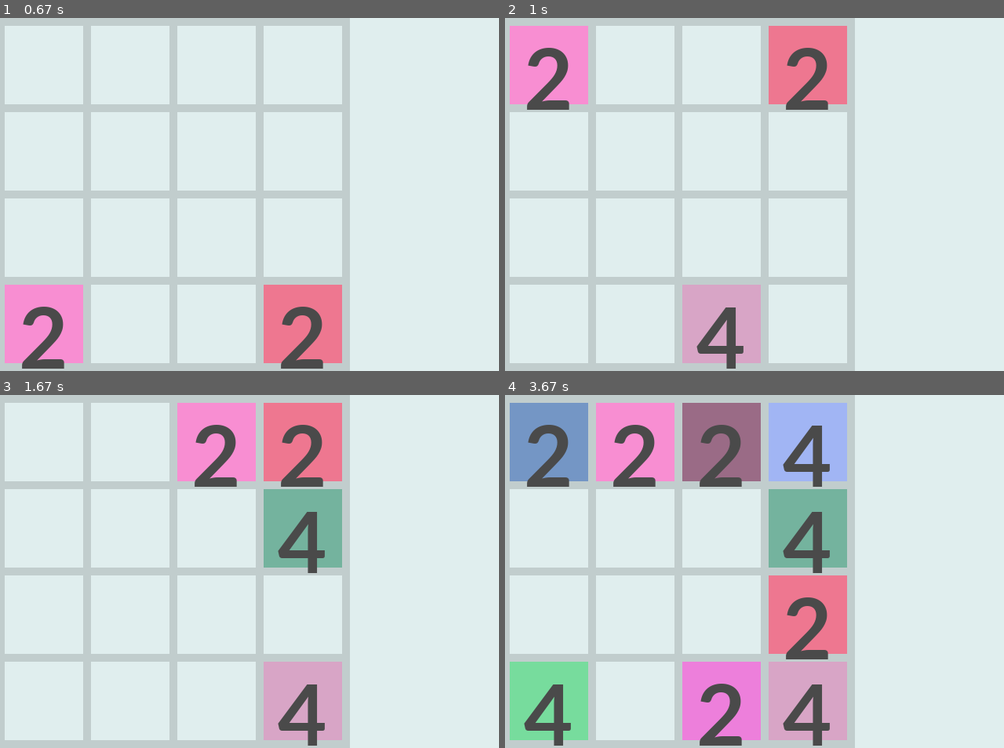
Above: before the commit, frames 1-4 (two rows, left to right).
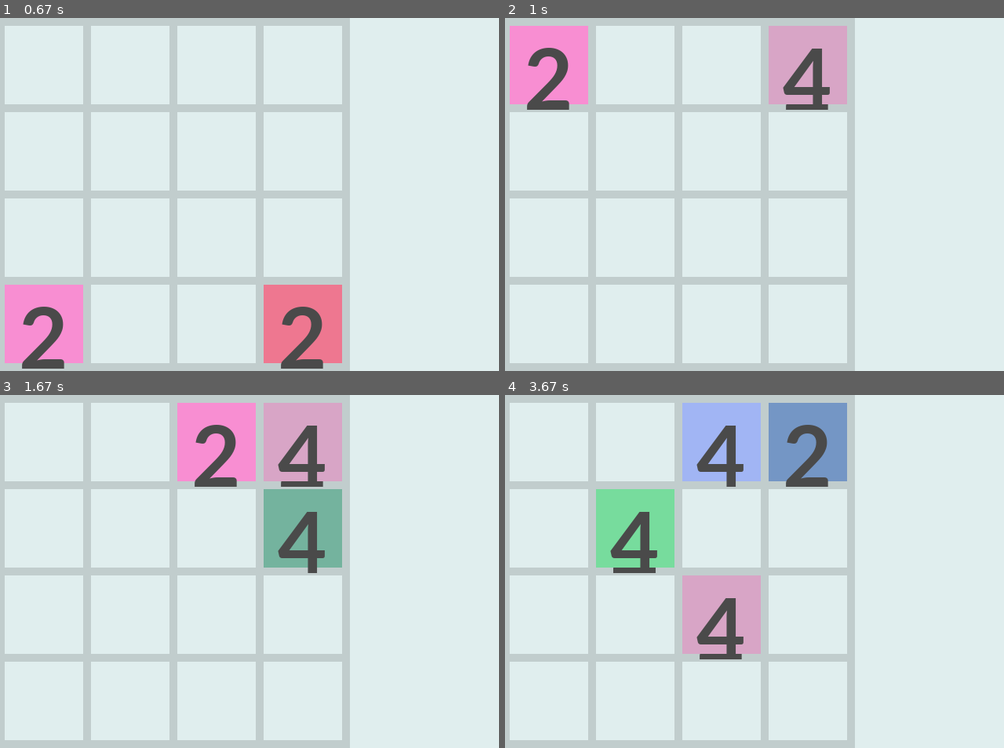
Above: after the commit, the same moments.

Repository: CrazyKroK/python_origins
Game: pygame game, started from pygame/3_Обработка столкновений/2048.py
The game is run twice, just before and just after one commit, with the same random seed, the same clock (stepped at 60 frames per second) and the same inputs.
Inputs:
- Up to frame 1 (0.67 s): hold Right from 0.33 s (still down)
- Up to frame 2 (1 s): release Right at 0.8 s; hold Up from 0.83 s (still down)
- Up to frame 3 (1.67 s): release Up at 1.13 s; hold Right 1.17-1.63 s
- Up to frame 4 (3.67 s): hold Left 1.67-2.2 s; hold Down 2.23-2.53 s; hold Left 2.57-2.97 s; hold Up 3-3.37 s; hold Right from 3.4 s (still down)

Frame 1 is identical in both runs. In frame 2, 6.8% of the frame differs, in the area x 35-69%, y 2-100%; in frame 3, 6.8%; in frame 4, 39%, in the area x 0-69%, y 2-100%.

Commit message:
Update 26.05.2023 19:02

Diff:
--- a/pygame/3_Обработка столкновений/2048.py
+++ b/pygame/3_Обработка столкновений/2048.py
@@ -33,39 +33,6 @@
                               15: None,
                               16: None}
 
-    @staticmethod
-    def cell_pos_calc(coord_x, coord_y):  # считает ключ для coord_dict из координат
-        result = (coord_x - 10) / 110 + 4 * (coord_y - 10) / 110 + 1
-        return result
-
-
-class ScreenStruck:
-
-    def __init__(self):
-        self.line_length = 450
-        self.line_width = 10
-        self.line_pos = 0
-        self.line_color = THECOLORS['azure3']
-
-    def draw(self):
-        while True:
-            lines_vert = pygame.Rect(self.line_pos, 0, self.line_width, self.line_length)
-            lines_hor = pygame.Rect(0, self.line_pos, self.line_length, self.line_width)
-            pygame.draw.rect(screen, self.line_color, lines_vert, 0)
-            pygame.draw.rect(screen, self.line_color, lines_hor, 0)
-            if self.line_pos < 440:
-                self.line_pos += 110
-            else:
-                self.line_pos = 0
-                break
-
-
-class Cell:
-
-    def __init__(self, name):
-
-        self.name = name
-
         self.coord_dict = {1: [10, 10],
                            2: [120, 10],
                            3: [230, 10],
@@ -83,6 +50,39 @@
                            15: [230, 340],
                            16: [340, 340]}
 
+    @staticmethod
+    def cell_pos_calc(coord_x, coord_y):  # считает ключ для coord_dict из координат
+        result = (coord_x - 10) / 110 + 4 * (coord_y - 10) / 110 + 1
+        return result
+
+
+class ScreenStruck:
+
+    def __init__(self):
+        self.line_length = 450
+        self.line_width = 10
+        self.line_pos = 0
+        self.line_color = THECOLORS['azure3']
+
+    def draw(self):
+        while True:
+            lines_vert = pygame.Rect(self.line_pos, 0, self.line_width, self.line_length)
+            lines_hor = pygame.Rect(0, self.line_pos, self.line_length, self.line_width)
+            pygame.draw.rect(screen, self.line_color, lines_vert, 0)
+            pygame.draw.rect(screen, self.line_color, lines_hor, 0)
+            if self.line_pos < 440:
+                self.line_pos += 110
+            else:
+                self.line_pos = 0
+                break
+
+
+class Cell:
+
+    def __init__(self, name):
+
+        self.name = name
+
         self.cell_width = 100
 
         # self.color_cell = THECOLORS['bisque2']
@@ -94,6 +94,13 @@
         self.text_pos = None
         self.cell_form = None
         self.text_number = None
+
+        check = 0
+        for key, val in game.cell_pos_dict.items():
+            if val:
+                check += 1
+        if check + 1 != move_cycle:
+            print()
 
         new_cell_check = False
         while new_cell_check is False:
@@ -102,7 +109,7 @@
                 self.cell_pos_key = self.cell_pos_key_try
                 new_cell_check = True
 
-        self.cell_pos = self.coord_dict[self.cell_pos_key]
+        self.cell_pos = game.coord_dict[self.cell_pos_key]
         self.number = random.randrange(2, 5, 2)
         self.pos_move = None
 
@@ -199,7 +206,7 @@
     screen_struct.draw()
 
     if move_cycle > check_cycle:
-        cell = Cell('cell_' + str(cell_number))
+        cell = Cell(cell_number)
         cells.append(cell)
         cell_number = cell_number + 1
         print(game.cell_pos_dict)
--- /dev/null
+++ b/pygame/3_Обработка столкновений/2048_v2.py
@@ -0,0 +1,252 @@
+import random
+import sys
+
+import pygame
+from pygame.color import THECOLORS
+
+pygame.init()
+
+WIDTH = 800
+HEIGHT = 450
+
+screen = pygame.display.set_mode((WIDTH, HEIGHT))
+
+
+class ScreenStruck:
+
+    line_length = 450
+    line_width = 10
+    line_pos = 0
+    line_color = THECOLORS['azure3']
+    score = 0
+
+    @classmethod
+    def draw(cls):
+        while True:
+            lines_vert = pygame.Rect(cls.line_pos, 0, cls.line_width, cls.line_length)
+            lines_hor = pygame.Rect(0, cls.line_pos, cls.line_length, cls.line_width)
+            pygame.draw.rect(screen, cls.line_color, lines_vert, 0)
+            pygame.draw.rect(screen, cls.line_color, lines_hor, 0)
+            if cls.line_pos < 440:
+                cls.line_pos += 110
+            else:
+                cls.line_pos = 0
+                break
+
+            screen.blit(pygame.font.SysFont('calibri', 40, bold=True).render('SCORE: ' + str(cls.score), True, THECOLORS['coral3']), (460, 10))
+
+
+class Game:
+
+    cell_pos_dict = {11: None, 12: None, 13: None, 14: None,  # Хранит клетки по ячейкам.
+                     21: None, 22: None, 23: None, 24: None,
+                     31: None, 32: None, 33: None, 34: None,
+                     41: None, 42: None, 43: None, 44: None}
+
+    color_dict = {2 ** 1: (255, 255, 255), 2 ** 2: (224, 224, 224), 2 ** 3: (160, 160, 160), 2 ** 4: (128, 128, 128),
+                  2 ** 5: (204, 255, 204), 2 ** 6: (153, 255, 153), 2 ** 7: (51, 255, 51), 2 ** 8: (0, 204, 0),
+                  2 ** 9: (229, 204, 255), 2 ** 10: (204, 153, 255), 2 ** 11: (178, 102, 255), 2 ** 12: (153, 51, 255),
+                  2 ** 13: (255, 204, 204), 2 ** 14: (255, 153, 153), 2 ** 15: (255, 51, 51), 2 ** 16: (204, 0, 0)}
+
+    # Хранит информацию о местоположении числа относительно клетки
+    # (первые 2 цифры в списке) и размер шрифта (3 цифра). Подтягивается к числу, исходя из его длины.
+    text_pos_dict = {1: [18, 0, 120], 2: [2, 10, 95], 3: [2, 22, 62], 4: [2, 27, 47], 5: [2, 33, 37]}
+
+    direction_dict = {'Game.left': 1, 'Game.right': -1, 'Game.up': 10, 'Game.down': -10}  # содержит атрибуты для метода класса Cell (move_add).
+
+    move_cycle = 1   # Две переменные, отвечающие за условие создания новой клетки в new_cell.
+    check_cycle = 0  # После любого движения move_cycle увеличивается на 1, что является необходимым условием для создания клетки, далее check_cycle догоняет move_cycle.
+
+    cell_number = None
+    cell = None
+
+    @classmethod
+    def move_add_status(cls):
+        result = False
+        for value in cls.cell_pos_dict.values():
+            if value is not None:
+                if value.move_status is True or value.mult_status is True:
+                    result = True
+        return result
+
+    @classmethod
+    def game_over_check(cls):
+
+        game_over = False
+        none_count = 0
+        neighbour_count = None
+
+        # Блок проверяет, что все ячейки заняты.
+        for value in cls.cell_pos_dict.values():
+            if value is None:
+                none_count += 1
+
+        # Если все клетки заняты, то для каждой клетки блок проверяет совпадения значения клетки с правой или нижней.
+        # Если такое совпадение есть, цикл прерывается и игра продолжается, если нет - game over.
+        if none_count == 0:
+            for value in cls.cell_pos_dict.values():
+                if ((value.cell_pos % 10 < 4 and value.cell_number == cls.cell_pos_dict[value.cell_pos + 1].cell_number)
+                        or (value.cell_pos // 10 < 4 and value.cell_number == cls.cell_pos_dict[value.cell_pos + 10].cell_number)):
+                    neighbour_count = True
+                    break
+                else:
+                    neighbour_count = False
+
+        if neighbour_count is False:
+            game_over = True
+            screen.blit(pygame.font.SysFont('calibri', 120, bold=True).render('GAME OVER', True, THECOLORS['coral3']), (15, 165))  # Надпись Game over.
+        return game_over
+
+    @classmethod
+    def new_cell(cls):
+        if cls.move_cycle > cls.check_cycle:
+            sequence = (2, 2, 2, 2, 2, 2, 2, 2, 2, 4)
+            cls.cell_number = random.choice(sequence)
+            cls.cell = Cell(cls.cell_number)
+
+            cls.cell_pos_dict[cls.cell.cell_pos] = cls.cell
+            cls.check_cycle = cls.move_cycle
+
+    @staticmethod
+    def from_pos_to_coord(pos):
+        return [pos % 10 * 110 - 100, pos // 10 * 110 - 100]
+
+    # 4 метода ниже используются для движения и сложения клеток в классе Cell (move_add). Нужная формула подтягивается по направлению и параметру order.
+    @staticmethod
+    def left(cell_pos, order):
+        if order == 1:
+            return cell_pos // 10 * 10 + 1
+        elif order == 2:
+            return cell_pos % 10 > 1
+
+    @staticmethod
+    def right(cell_pos, order):
+        if order == 1:
+            return cell_pos // 10 * 10 + 4
+        elif order == 2:
+            return cell_pos % 10 < 4
+
+    @staticmethod
+    def up(cell_pos, order):
+        if order == 1:
+            return cell_pos % 10 + 10
+        elif order == 2:
+            return cell_pos // 10 > 1
+
+    @staticmethod
+    def down(cell_pos, order):
+        if order == 1:
+            return cell_pos % 10 + 40
+        elif order == 2:
+            return cell_pos // 10 < 4
+
+
+class Cell:
+
+    def __init__(self, number):
+        self.cell_number = number
+        self.cell_width = 100
+
+        self.color_cell = Game.color_dict[self.cell_number]
+        self.color_background = THECOLORS['azure2']
+        self.font = None
+        self.font_color = THECOLORS['gray29']
+
+        new_cell_check = False  # Блок проверяет можно ли создать новую клетку в ячейке cell_pos_dict и создает если можно.
+        new_cell_count = 0
+        while new_cell_check is False:
+            new_cell_count += 1
+            self.cell_pos_try = random.randint(1, 4) * 10 + random.randint(1, 4)
+            if Game.cell_pos_dict[self.cell_pos_try] is None:
+                self.cell_pos = self.cell_pos_try
+                new_cell_check = True
+
+        self.cell_pos_move = None
+        self.cell_coord = Game.from_pos_to_coord(self.cell_pos)
+        self.cell_form = None
+        self.move_status = None
+        self.mult_status = None
+
+        self.text_pos = None
+        self.text_number = None
+
+    def draw(self):
+        self.color_cell = Game.color_dict[self.cell_number]
+        self.cell_form = pygame.Rect(self.cell_coord, (self.cell_width, self.cell_width))
+        pygame.draw.rect(screen, self.color_cell, self.cell_form, 0)
+
+        self.font = pygame.font.SysFont('calibri', Game.text_pos_dict[len(str(self.cell_number))][2], True)
+        self.text_pos = (self.cell_coord[0] + Game.text_pos_dict[len(str(self.cell_number))][0], self.cell_coord[1] + Game.text_pos_dict[len(str(self.cell_number))][1])
+        self.text_number = self.font.render(str(self.cell_number), True, self.font_color)
+        screen.blit(self.text_number, self.text_pos)
+
+    def move_add(self, direction):
+        self.move_status = False  # Переменная меняется, если клетка только что передвинулась. Нужна для отслеживания условия для создания новых клеток.
+        self.mult_status = False  # Переменная меняется, если клетка только что была сложена. Нужна для того, чтобы клетки не складывались паровозиком
+        # А также для отслеживания условия для создания новых клеток.
+        Game.move_cycle += 1
+
+        Game.cell_pos_dict[self.cell_pos] = None  # Блок отвечает за движение.
+        self.cell_pos_move = eval(direction)(self.cell_pos, 1)
+        while Game.cell_pos_dict[self.cell_pos_move] is not None:
+            self.cell_pos_move = self.cell_pos_move + Game.direction_dict[direction]
+        else:
+            if self.cell_pos == self.cell_pos_move:
+                self.move_status = False
+            else:
+                self.move_status = True
+            self.cell_pos = self.cell_pos_move
+
+        # Блок отвечает за сложение. Условие в if разбито на 3 условия. Первое условие проверяет не занимает ли клетка крайнее положение.
+        # Например, если клетка занимает крайнее левое положение, то левее нее не может быть клетки с которой она могла бы сложиться, по этому сложение для нее невозможно.
+        # Второе условие совпадает ли номер клетки и номер следующей по вектору движения клетки.
+        # Третье условие проверяет не была ли клетка только что сложено. Нужно для того, чтобы клетки не складывались паровозиком.
+        if (eval(direction)(self.cell_pos, 2) and
+                self.cell_number == Game.cell_pos_dict[self.cell_pos - Game.direction_dict[direction]].cell_number and
+                Game.cell_pos_dict[self.cell_pos - Game.direction_dict[direction]].mult_status is False):
+            Game.cell_pos_dict[self.cell_pos - Game.direction_dict[direction]] = None
+            self.cell_pos = self.cell_pos - Game.direction_dict[direction]
+            self.cell_number *= 2
+            ScreenStruck.score += self.cell_number
+            self.mult_status = True
+        Game.cell_pos_dict[self.cell_pos] = cell
+        self.cell_coord = Game.from_pos_to_coord(self.cell_pos)
+
+
+while True:
+    screen.fill(THECOLORS['azure2'])
+    ScreenStruck.draw()
+    if Game.move_add_status() is True or Game.move_cycle == 1:
+        Game.new_cell()
+
+    for cell in Game.cell_pos_dict.values():
+        if cell is not None:
+            cell.draw()
+
+    Game.game_over_check()
+
+    for event in pygame.event.get():
+
+        if event.type == pygame.QUIT:
+            pygame.quit()
+            sys.exit()
+        if Game.game_over_check() is False:
+            if event.type == pygame.KEYDOWN:  # Блок отвечает за движение клетки. В движении вправо и вниз словари итерируются с конца, чтобы не ломался порядок движения.
+                if event.key == pygame.K_LEFT:
+                    for cell in Game.cell_pos_dict.values():
+                        if cell is not None:
+                            cell.move_add('Game.left')
+                elif event.key == pygame.K_RIGHT:
+                    for cell in dict(reversed(list(Game.cell_pos_dict.items()))).values():
+                        if cell is not None:
+                            cell.move_add('Game.right')
+                elif event.key == pygame.K_UP:
+                    for cell in Game.cell_pos_dict.values():
+                        if cell is not None:
+                            cell.move_add('Game.up')
+                elif event.key == pygame.K_DOWN:
+                    for cell in dict(reversed(list(Game.cell_pos_dict.items()))).values():
+                        if cell is not None:
+                            cell.move_add('Game.down')
+
+    pygame.display.flip()
--- a/pygame/3_Обработка столкновений/Test.py
+++ b/pygame/3_Обработка столкновений/Test.py
@@ -1,3 +1,4 @@
+import random
 # import sys
 # import pygame
 #
@@ -29,24 +30,60 @@
 #     my_list.append(cell)
 #     print(my_list)
 
-coord_dict = {1: [10, 10],
-                   2: [120, 10],
-                   3: [230, 10],
-                   4: [340, 10],
-                   5: [10, 120],
-                   6: [120, 120],
-                   7: [230, 120],
-                   8: [340, 120],
-                   9: [10, 230],
-                   10: [120, 230],
-                   11: [230, 230],
-                   12: [340, 230],
-                   13: [10, 340],
-                   14: [120, 340],
-                   15: [230, 340],
-                   16: [340, 340]}
+# coord_dict = {1: [10, 10],
+#                    2: [120, 10],
+#                    3: [230, 10],
+#                    4: [340, 10],
+#                    5: [10, 120],
+#                    6: [120, 120],
+#                    7: [230, 120],
+#                    8: [340, 120],
+#                    9: [10, 230],
+#                    10: [120, 230],
+#                    11: [230, 230],
+#                    12: [340, 230],
+#                    13: [10, 340],
+#                    14: [120, 340],
+#                    15: [230, 340],
+#                    16: [340, 340]}
+#
+# for value in coord_dict:
+#     coord_dict[value] = 0
+#
+# print(coord_dict)
 
-for value in coord_dict:
-    coord_dict[value] = 0
+# cell_pos_dict = {1.1: None,
+#                  1.2: None,
+#                  1.3: None,
+#                  1.4: None,
+#                  2.1: None,
+#                  2.2: None,
+#                  2.3: None,
+#                  2.4: None,
+#                  3.1: None,
+#                  3.2: None,
+#                  3.3: None,
+#                  3.4: None,
+#                  4.1: None,
+#                  4.2: None,
+#                  4.3: None,
+#                  4.4: None}
+#
+# for key in cell_pos_dict.keys():
+#     coord_1 = (round(key % 1, 1) * 1100) - 100
+#     coord_2 = (key // 1 * 110) - 100
+#     coord = [coord_1, coord_2]
+#     print(coord)
+#
+# sequence = [1.1, 1.2, 1.3, 1.4, 2.2, 2.2, 2.3, 2.4, 3.1, 3.2, 3.3, 3.4, 4.1, 4.2, 4.3, 4.4]
+# cell_pos_key_try = random.choice(sequence)
+# print(cell_pos_key_try)
+#
+# print(type(list(cell_pos_dict.values())))
 
-print(coord_dict)
+# a = {1: 4, 2: 5, 3: 6}
+# res = list(a.items())
+# b = dict(reversed(list(a.items())))
+# print(b)
+
+print(41 // 10)
